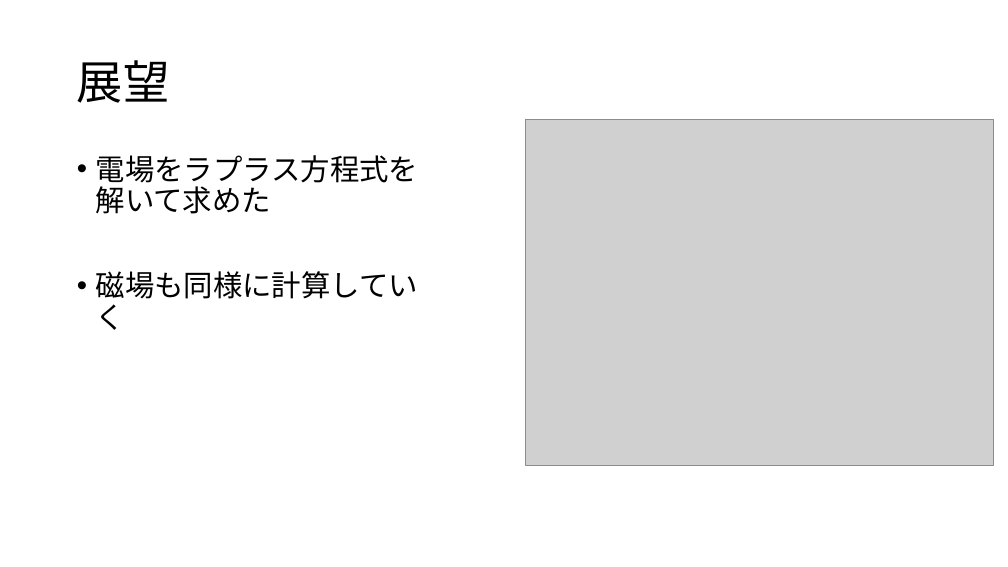
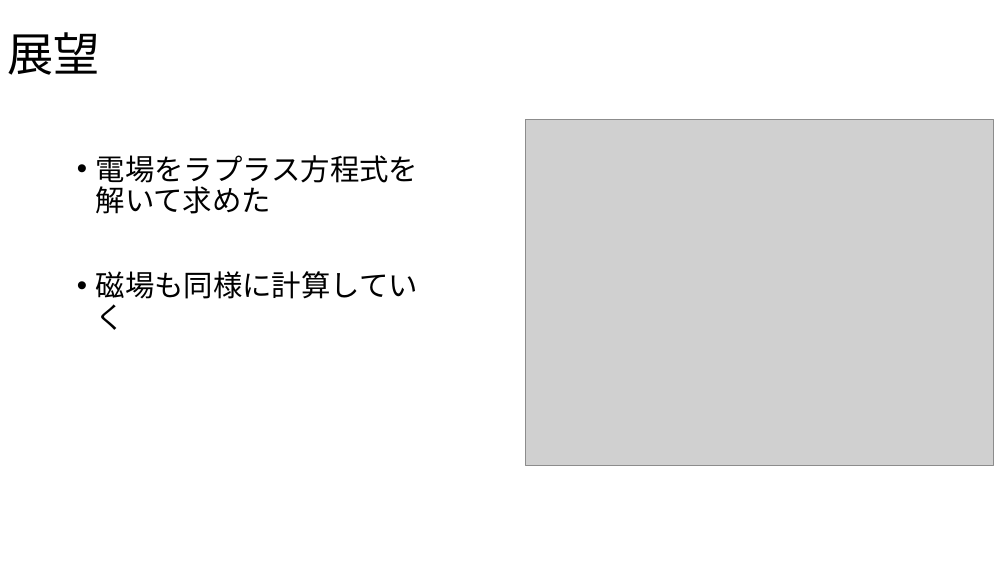
Before and after one commit to Takeuchi-yuya/Ksimulation, a slide deck: slide 16 of docs/中間発表.pptx (slide 11 before the commit). Drawn at 1008x567 pixels with LibreOffice and Linux fonts; fonts in the diff are those of the drawing; grey boxes stand for pictures. Boxes give left, top, right and bottom in pixels: in the first picture for what was removed or moved away, otherwise in the second. Text is boxed around its words. In the diff, an @@ line names an element or a change of style, - is before the commit and + after.

```diff
--- a/docs/中間発表.pptx
+++ b/docs/中間発表.pptx
@@ title "展望": place and size @@
-title "展望" at [77, 60, 169, 103]
+title "展望" at [8, 32, 100, 75]
```
Also in this commit, not shown: 3 other slides changed, 7 slides added, 2 slides removed, 3 other files.
